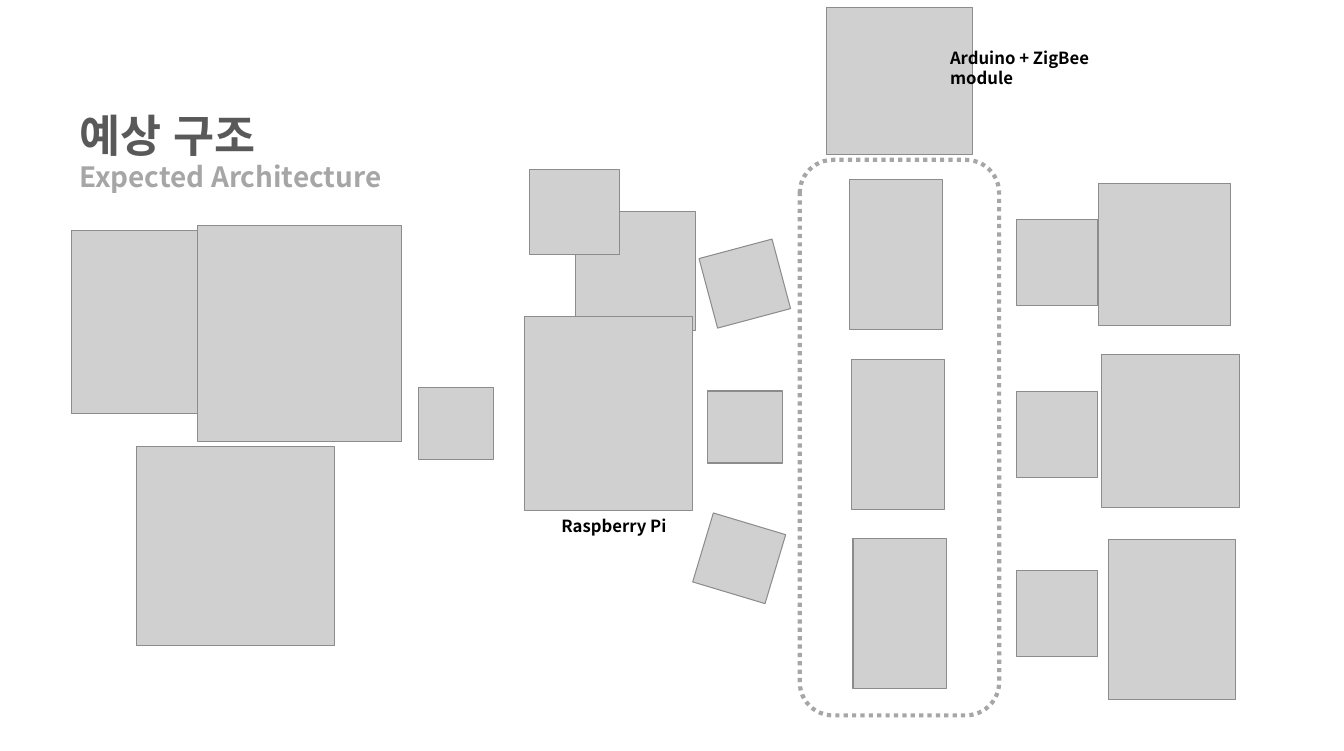
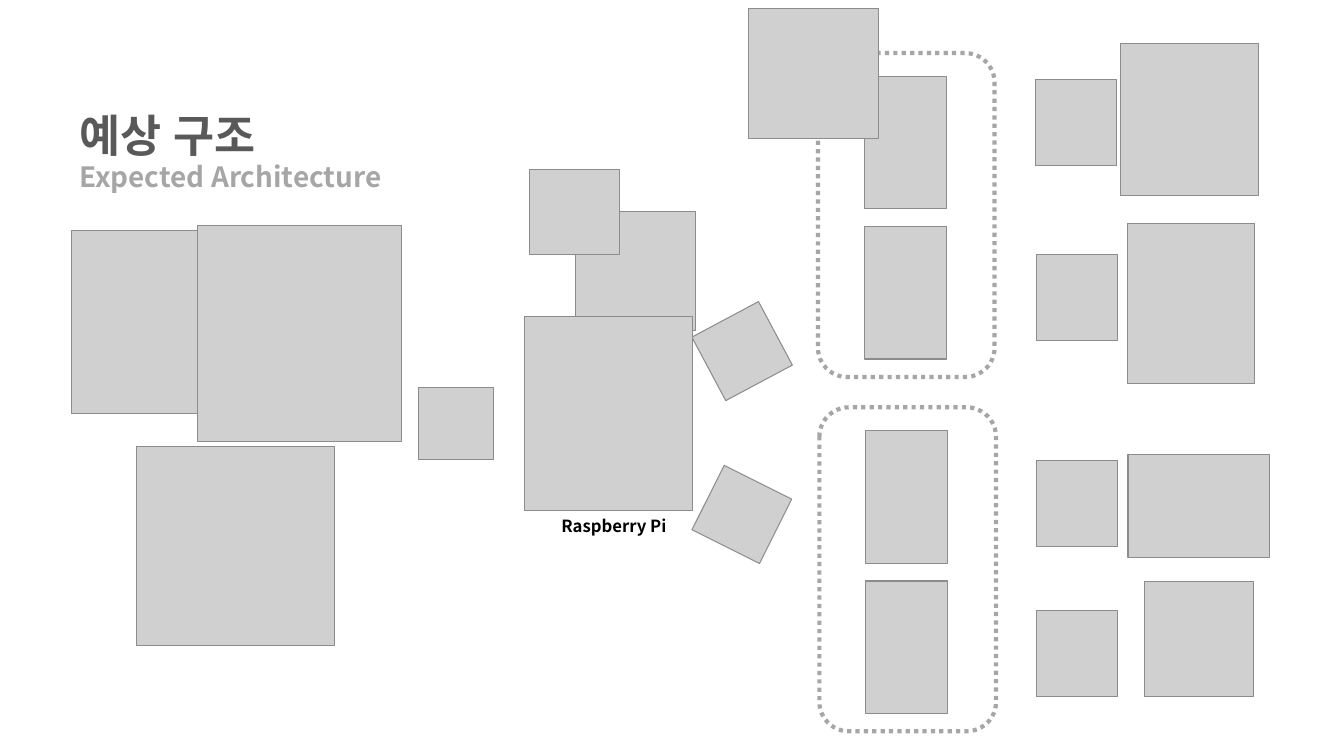
Before and after one commit to Ajou-masinda/Project_malhanda, a slide deck: slide 7 of Presentation/Concept_presentation.pptx. Drawn at 1344x751 pixels with LibreOffice and Linux fonts; fonts in the diff are those of the drawing; grey boxes stand for pictures; background and template pictures are left out. Boxes give left, top, right and bottom in pixels: in the first picture for what was removed or moved away, otherwise in the second. Text is boxed around its words. In the diff, an @@ line names an element or a change of style, - is before the commit and + after.

```diff
--- a/Presentation/Concept_presentation.pptx
+++ b/Presentation/Concept_presentation.pptx
@@ picture: place and size @@
-picture at (826,8,973,155)
+picture at (749,8,878,139)
@@ rounded rectangle added at (818,53,995,377), outline #A6A6A6 3 pt dashed @@
@@ text removed at (950,47,1089,89) @@
-Arduino + ZigBee module
@@ picture: place and size @@
-picture at (1101,354,1239,507)
+picture at (1120,43,1258,196)
@@ picture added at (864,76,947,209) @@
@@ picture: place and size @@
-picture at (1016,391,1098,477)
+picture at (1035,80,1117,166)
@@ picture removed at (1098,184,1231,325) @@
@@ picture removed at (699,239,790,328) @@
@@ picture: place and size @@
-picture at (849,180,943,329)
+picture at (864,227,947,359)
@@ picture: place and size @@
-picture at (1108,540,1236,700)
+picture at (1128,224,1256,383)
@@ picture: place and size @@
-picture at (1016,571,1098,657)
+picture at (1036,254,1118,341)
@@ picture at (692,301,792,400): rotation 90 to 61 degrees @@
@@ rounded rectangle: place and size @@
-rounded rectangle at (800,160,1000,715)
+rounded rectangle at (819,408,996,732)
@@ picture: place and size @@
-picture at (851,359,945,509)
+picture at (865,431,948,563)
@@ picture at (692,465,792,564): rotation 106 to 116 degrees @@
@@ picture: place and size @@
-picture at (1016,219,1098,306)
+picture at (1036,460,1118,547)
@@ picture added at (1128,455,1270,557) @@
@@ picture: place and size @@
-picture at (853,538,947,688)
+picture at (865,581,948,714)
@@ picture added at (1144,581,1253,697) @@
@@ picture added at (1036,610,1118,696) @@
```
Also in this commit, not shown: 2 other slides changed, 1 other file.
